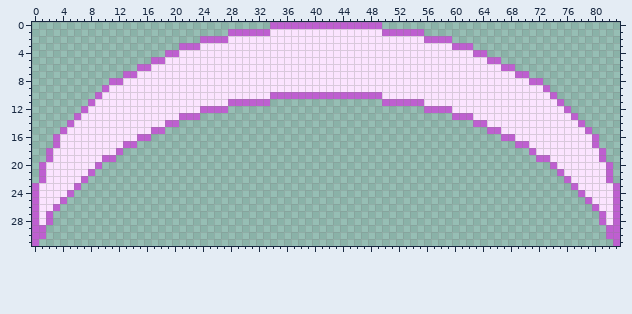
File history of a sprite sheet, Projectiles/SwordOfTheMultiverseWave.png. The picture above was drawn from the file before the commit.
The file is 168x64 pixels, drawn in blocks of 2x2; one block is one cell here.
After the commit:
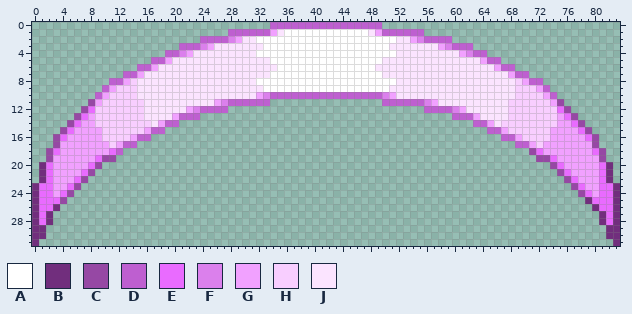
Palette (. is transparent): A #ffffff  B #712e7d  C #9648a4  D #be5fd0  E #e96bff  F #db80ec  G #f1a1ff  H #f8ceff  J #fbe4ff
Edits made:
@@ x 0..83 @@
  0 ..................................DDDDDDDDDDDDDDDD..................................
- 1 ............................DDDDDDJJJJJJJJJJJJJJJJDDDDDD............................
- 2 ........................DDDDJJJJJJJJJJJJJJJJJJJJJJJJJJJJDDDD........................
- 3 .....................DDDJJJJJJJJJJJJJJJJJJJJJJJJJJJJJJJJJJJJDDD.....................
- 4 ...................DDJJJJJJJJJJJJJJJJJJJJJJJJJJJJJJJJJJJJJJJJJJDD...................
- 5 .................DDJJJJJJJJJJJJJJJJJJJJJJJJJJJJJJJJJJJJJJJJJJJJJJDD.................
- 6 ...............DDJJJJJJJJJJJJJJJJJJJJJJJJJJJJJJJJJJJJJJJJJJJJJJJJJJDD...............
- 7 .............DDJJJJJJJJJJJJJJJJJJJJJJJJJJJJJJJJJJJJJJJJJJJJJJJJJJJJJJDD.............
- 8 ...........DDJJJJJJJJJJJJJJJJJJJJJJJJJJJJJJJJJJJJJJJJJJJJJJJJJJJJJJJJJJDD...........
- 9 ..........DJJJJJJJJJJJJJJJJJJJJJJJJJJJJJJJJJJJJJJJJJJJJJJJJJJJJJJJJJJJJJJD..........
-10 .........DJJJJJJJJJJJJJJJJJJJJJJJJDDDDDDDDDDDDDDDDJJJJJJJJJJJJJJJJJJJJJJJJD.........
-11 ........DJJJJJJJJJJJJJJJJJJJDDDDDD................DDDDDDJJJJJJJJJJJJJJJJJJJD........
-12 .......DJJJJJJJJJJJJJJJJDDDD............................DDDDJJJJJJJJJJJJJJJJD.......
-13 ......DJJJJJJJJJJJJJJDDD....................................DDDJJJJJJJJJJJJJJD......
-14 .....DJJJJJJJJJJJJJDD..........................................DDJJJJJJJJJJJJJD.....
-15 ....DJJJJJJJJJJJJDD..............................................DDJJJJJJJJJJJJD....
-16 ...DJJJJJJJJJJJDD..................................................DDJJJJJJJJJJJD...
-17 ...DJJJJJJJJJDD......................................................DDJJJJJJJJJD...
-18 ..DJJJJJJJJJD..........................................................DJJJJJJJJJD..
-19 ..DJJJJJJJDD............................................................DDJJJJJJJD..
-20 .DJJJJJJJD................................................................DJJJJJJJD.
-21 .DJJJJJJD..................................................................DJJJJJJD.
-22 .DJJJJJD....................................................................DJJJJJD.
-23 DJJJJJD......................................................................DJJJJJD
-24 DJJJJD........................................................................DJJJJD
-25 DJJJD..........................................................................DJJJD
-26 DJJD............................................................................DJJD
-27 DJD..............................................................................DJD
-28 DJD..............................................................................DJD
-29 DD................................................................................DD
-30 DD................................................................................DD
-31 D..................................................................................D
+ 1 ............................DDDDDDGJAAAAAAAAAAAAJGDDDDDD............................
+ 2 ........................DDDDFGJJAAAAAAAAAAAAAAAAAAAAJJGFDDDD........................
+ 3 .....................DDDFGJJJJJJJAAAAAAAAAAAAAAAAAAJJJJJJJGFDDD.....................
+ 4 ...................DDFGJJJJJJJJJAAAAAAAAAAAAAAAAAAAAJJJJJJJJJGFDD...................
+ 5 .................DDGJJJJJJJJJJJJJJAAAAAAAAAAAAAAAAJJJJJJJJJJJJJJGDD.................
+ 6 ...............DDGJJJJJJJJJJJJJJJJJAAAAAAAAAAAAAAJJJJJJJJJJJJJJJJJGDD...............
+ 7 .............DDGJJJJJJJJJJJJJJJJJJAAAAAAAAAAAAAAAAJJJJJJJJJJJJJJJJJJGDD.............
+ 8 ...........DDGHJJJJJJJJJJJJJJJJJAAAAAAAAAAAAAAAAAAAAJJJJJJJJJJJJJJJJJHGDD...........
+ 9 ..........DGHHHJJJJJJJJJJJJJJJJJJAAAAAAAAAAAAAAAAAAJJJJJJJJJJJJJJJJJJHHHGD..........
+10 .........DGHHHHJJJJJJJJJJJJJJJJJGFDDDDDDDDDDDDDDDDFGJJJJJJJJJJJJJJJJJHHHHGD.........
+11 ........CGHHHHHHJJJJJJJJJJGFDDDDDD................DDDDDDFGJJJJJJJJJJHHHHHHGC........
+12 .......CEHHHHHHHJJJJJJGFDDDD............................DDDDFGJJJJJJHHHHHHHEC.......
+13 ......CEGHHHHHHHJJJJGDDD....................................DDDGJJJJHHHHHHHGEC......
+14 .....CEGGHHHHHHHHJGDD..........................................DDGJHHHHHHHHGGEC.....
+15 ....CEGGGGHHHHHHGDD..............................................DDGHHHHHHGGGGEC....
+16 ...CEGGGGGHHHHGDD..................................................DDGHHHHGGGGGEC...
+17 ...CGGGGGGGHGDD......................................................DDGHGGGGGGGC...
+18 ..CEGGGGGGGED..........................................................CEGGGGGGGEC..
+19 ..CGGGGGGECC............................................................CCEGGGGGGC..
+20 .BEGGGGGEC................................................................CEGGGGGEB.
+21 .BEGGGGEC..................................................................CEGGGGEB.
+22 .BEGGGEC....................................................................CEGGGEB.
+23 BEEGGEC......................................................................CEGGEEB
+24 BEEGEC........................................................................CEGEEB
+25 BEEEC..........................................................................BEEEB
+26 BEEB............................................................................BEEB
+27 BEB..............................................................................BEB
+28 BEB..............................................................................BEB
+29 BB................................................................................BB
+30 BB................................................................................BB
+31 B..................................................................................B
